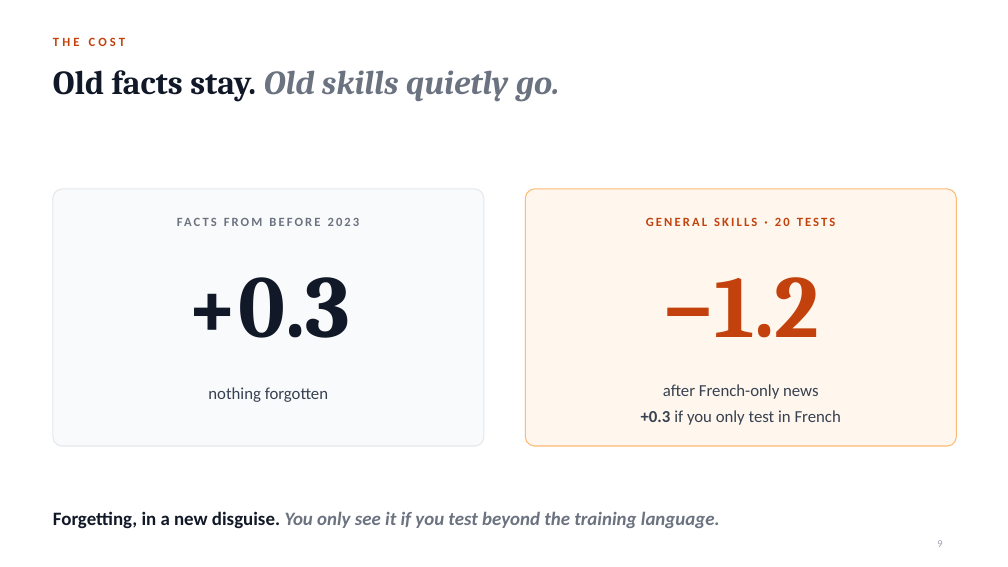
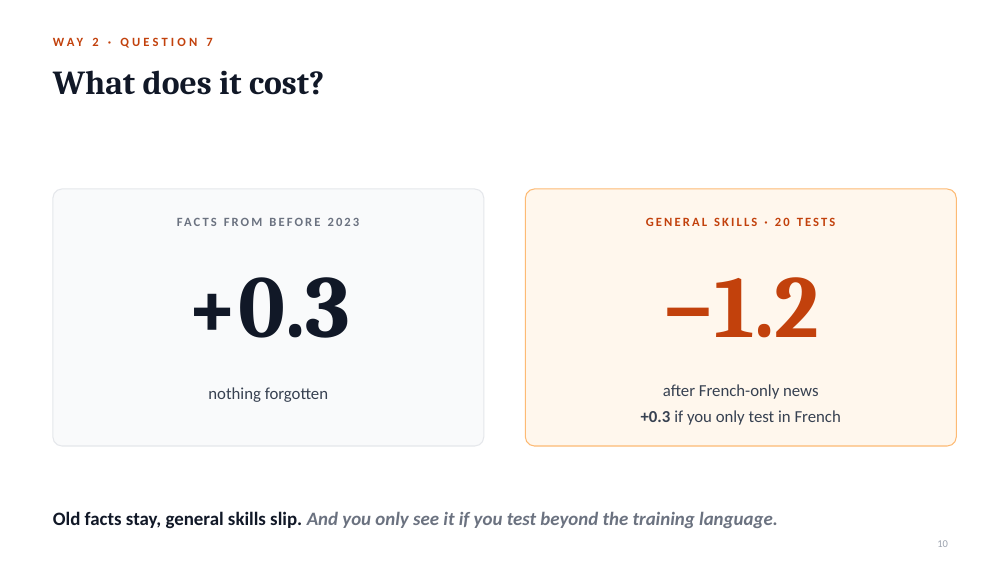
Before and after one commit to notagit3650/Claude_expo_repo_36501, a slide deck: slide 10 of slides/Retrain_or_teach.pptx (slide 9 before the commit). Drawn at 1008x567 pixels with LibreOffice and Linux fonts; fonts in the diff are those of the drawing. Boxes give left, top, right and bottom in pixels: in the first picture for what was removed or moved away, otherwise in the second. Text is boxed around its words. In the diff, an @@ line names an element or a change of style, - is before the commit and + after.

```diff
--- a/slides/Retrain_or_teach.pptx
+++ b/slides/Retrain_or_teach.pptx
@@ text at box(53, 37, 212, 46): text changed @@
-THE COST
+WAY 2 · QUESTION 7
@@ title at box(53, 70, 324, 95): text changed; text colour #6B7280 to #111827; italic off @@
-Old facts stay. Old skills quietly go.
+What does it cost?
@@ text at box(53, 511, 778, 528): text changed @@
-Forgetting, in a new disguise. You only see it if you test beyond the training language.
+Old facts stay, general skills slip. And you only see it if you test beyond the training language.
@@ page number at box(937, 540, 948, 547): text changed @@
-9
+10
```
Also in this commit, not shown: 12 other slides changed, 2 slides added, 1 slide removed, 2 other files.
